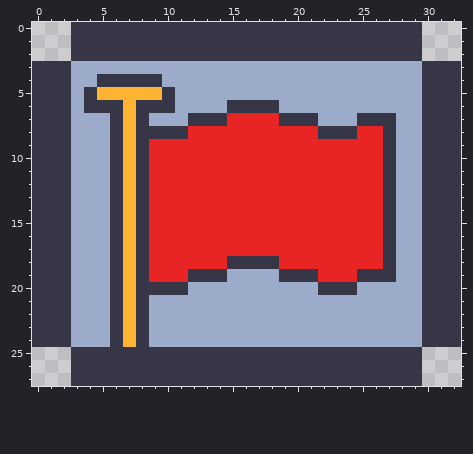
Pixel-art file, stored at sprites/red-flag.aseprite. This is how it looked before the edit.
33x28 pixels, 1 frame.
Once edited:
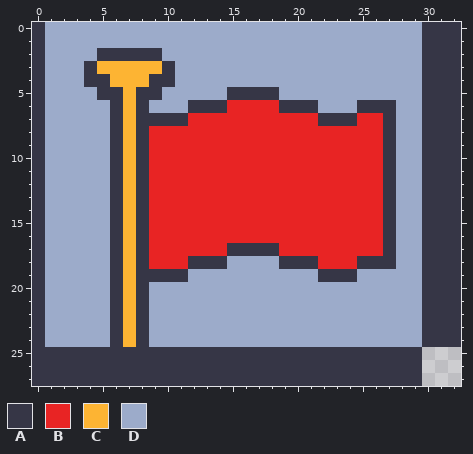
Palette (. is transparent): A #363646  B #e82424  C #fdb433  D #9cabca
Changes in this commit:
Layers "Layer 2", "Layer 1", "Layer 3":
y 0..1: x 0..32 ...AAAAAAAAAAAAAAAAAAAAAAAAAAA... -> ADDDDDDDDDDDDDDDDDDDDDDDDDDDDDAAA
y 2: x 0..4 ...AA -> ADDDD; x 10..32 AAAAAAAAAAAAAAAAAAAA... -> DDDDDDDDDDDDDDDDDDDDAAA
y 3: x 1..2 AA -> DD; x 4..10 DDDDDDD -> ACCCCCA
y 4: x 1..2 AA -> DD; x 4 D -> A; x 6..8 AAA -> CCC; x 10 D -> A
y 5: x 1..2 AA -> DD; x 4..6 ACC -> DAA; x 8..10 CCA -> AAD; x 15..18 DDDD -> AAAA
y 6: x 1..2 AA -> DD; x 4..5 AA -> DD; x 9..10 AA -> DD; x 12..21 DDDAAAADDD -> AAABBBBAAA; x 25..27 DDD -> AAA
y 7: x 1..2 AA -> DD; x 9..14 DDDAAA -> AAABBB; x 19..26 AAADDDAA -> BBBAAABB
y 8: x 1..2 AA -> DD; x 9..11 AAA -> BBB; x 22..24 AAA -> BBB
y 9..16: x 1..2 AA -> DD
y 17: x 1..2 AA -> DD; x 15..18 BBBB -> AAAA
y 18: x 1..2 AA -> DD; x 12..21 BBBAAAABBB -> AAADDDDAAA; x 25..26 BB -> AA
y 19: x 1..2 AA -> DD; x 9..14 BBBAAA -> AAADDD; x 19..27 AAABBBAAA -> DDDAAADDD
y 20: x 1..2 AA -> DD; x 9..11 AAA -> DDD; x 22..24 AAA -> DDD
y 21..24: x 1..2 AA -> DD
y 25..27: x 0..2 ... -> AAA
